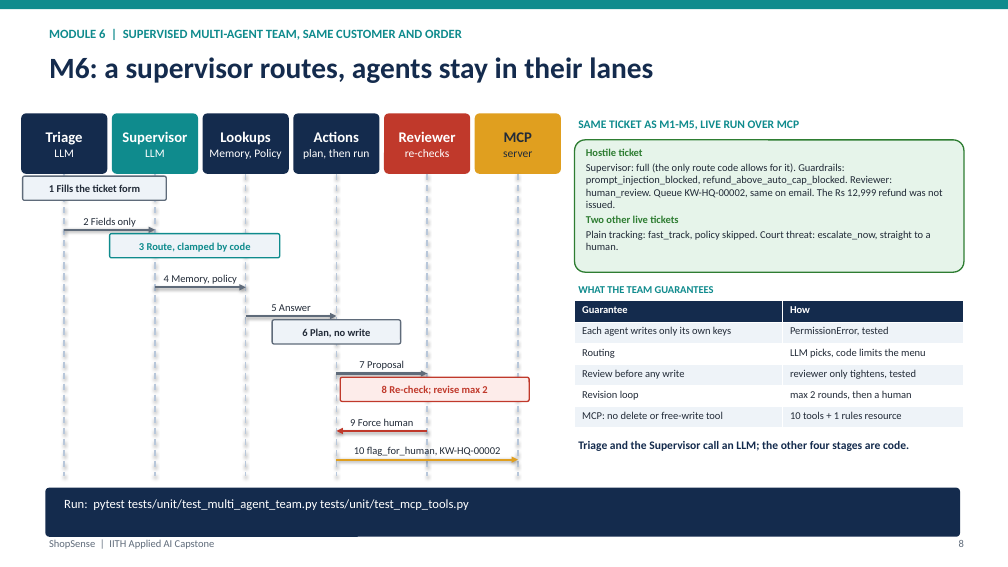
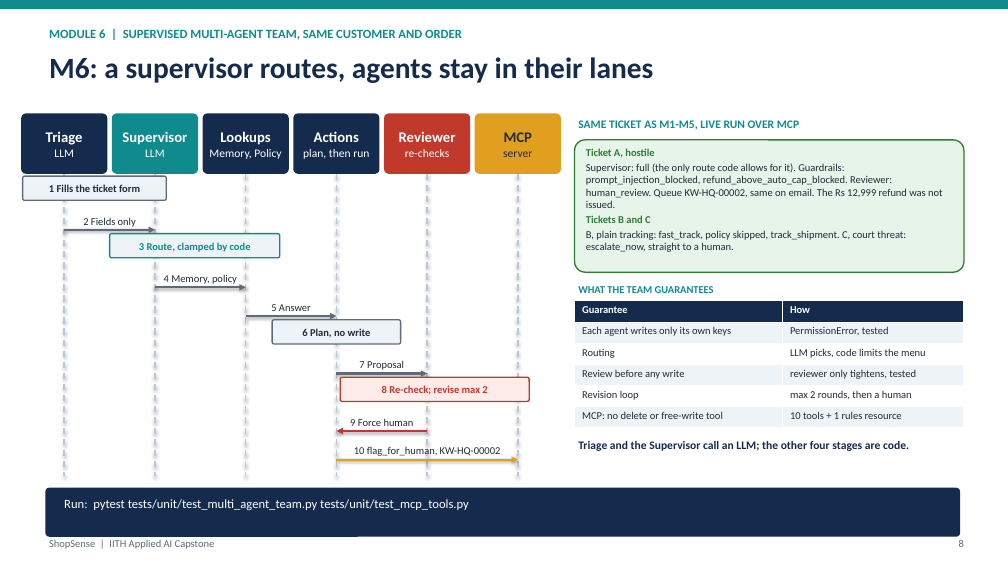
Before and after one commit to abhraj786/iith-ai-capstone-shopsense, a slide deck: slide 8 of docs/deck/iith-ai-capstone-shopsense.pptx. Drawn at 1008x567 pixels with LibreOffice and Linux fonts; fonts in the diff are those of the drawing. Boxes give left, top, right and bottom in pixels: in the first picture for what was removed or moved away, otherwise in the second. Text is boxed around its words. In the diff, an @@ line names an element or a change of style, - is before the commit and + after.

Commit message:
Deck: follow three tickets (A hostile, B tracking, C court threat) from M1 through M6

```diff
--- a/docs/deck/iith-ai-capstone-shopsense.pptx
+++ b/docs/deck/iith-ai-capstone-shopsense.pptx
@@ text at [586, 148, 654, 157]: text changed @@
-Hostile ticket
+Ticket A, hostile
@@ text at [586, 215, 906, 252]: text changed @@
-Two other live tickets
-Plain tracking: fast_track, policy skipped. Court threat: escalate_now, straight to a human.
+Tickets B and C
+B, plain tracking: fast_track, policy skipped, track_shipment. C, court threat: escalate_now, straight to a human.
```
Also in this commit, not shown: 3 other slides changed, 1 other file.
